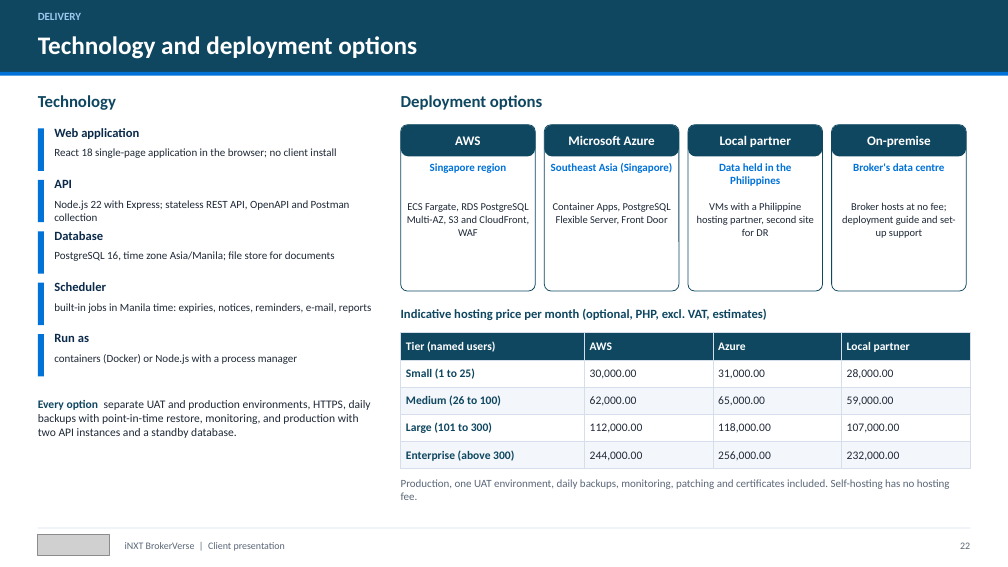
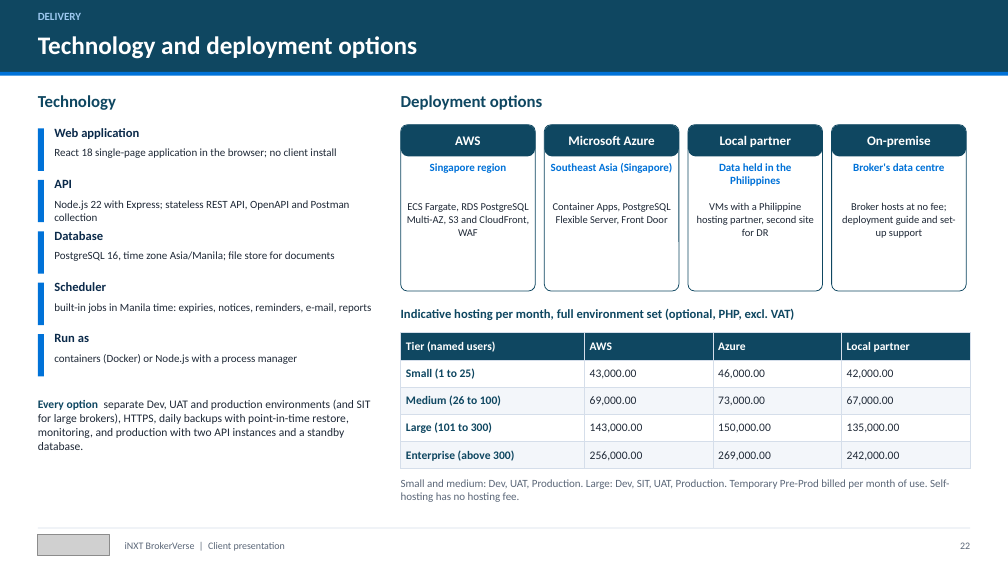
Before and after one commit to IortaTexhNXT-DEV/BDOI-OOTB, a slide deck: slide 22 of docs/package/01_Sales/iNXT_BrokerVerse_Client_Presentation.pptx. Drawn at 1008x567 pixels with LibreOffice and Linux fonts; fonts in the diff are those of the drawing; grey boxes stand for pictures. Boxes give left, top, right and bottom in pixels: in the first picture for what was removed or moved away, otherwise in the second. Text is boxed around its words. In the diff, an @@ line names an element or a change of style, - is before the commit and + after.

Commit message:
Hosting priced per environment set; environment model by broker size (in progress)

```diff
--- a/docs/package/01_Sales/iNXT_BrokerVerse_Client_Presentation.pptx
+++ b/docs/package/01_Sales/iNXT_BrokerVerse_Client_Presentation.pptx
@@ text at (x1=401, y1=309, x2=795, y2=320): text changed @@
-Indicative hosting price per month (optional, PHP, excl. VAT, estimates)
+Indicative hosting per month, full environment set (optional, PHP, excl. VAT)
@@ table at (x1=401, y1=333, x2=970, y2=469) @@
-row 2: Small (1 to 25) | 30,000.00 | 31,000.00 | 28,000.00
+row 2: Small (1 to 25) | 43,000.00 | 46,000.00 | 42,000.00
-row 3: Medium (26 to 100) | 62,000.00 | 65,000.00 | 59,000.00
+row 3: Medium (26 to 100) | 69,000.00 | 73,000.00 | 67,000.00
-row 4: Large (101 to 300) | 112,000.00 | 118,000.00 | 107,000.00
+row 4: Large (101 to 300) | 143,000.00 | 150,000.00 | 135,000.00
-row 5: Enterprise (above 300) | 244,000.00 | 256,000.00 | 232,000.00
+row 5: Enterprise (above 300) | 256,000.00 | 269,000.00 | 242,000.00
@@ text at (x1=38, y1=399, x2=371, y2=450): text changed @@
-Every option separate UAT and production environments, HTTPS, daily backups with point-in-time restore, monitoring, and production with two API instances and a standby database.
+Every option separate Dev, UAT and production environments (and SIT for large brokers), HTTPS, daily backups with point-in-time restore, monitoring, and production with two API instances and a standby database.
@@ text at (x1=401, y1=479, x2=949, y2=502): text changed @@
-Production, one UAT environment, daily backups, monitoring, patching and certificates included. Self-hosting has no hosting fee.
+Small and medium: Dev, UAT, Production. Large: Dev, SIT, UAT, Production. Temporary Pre-Prod billed per month of use. Self-hosting has no hosting fee.
```
Also in this commit, not shown: 31 other files.
